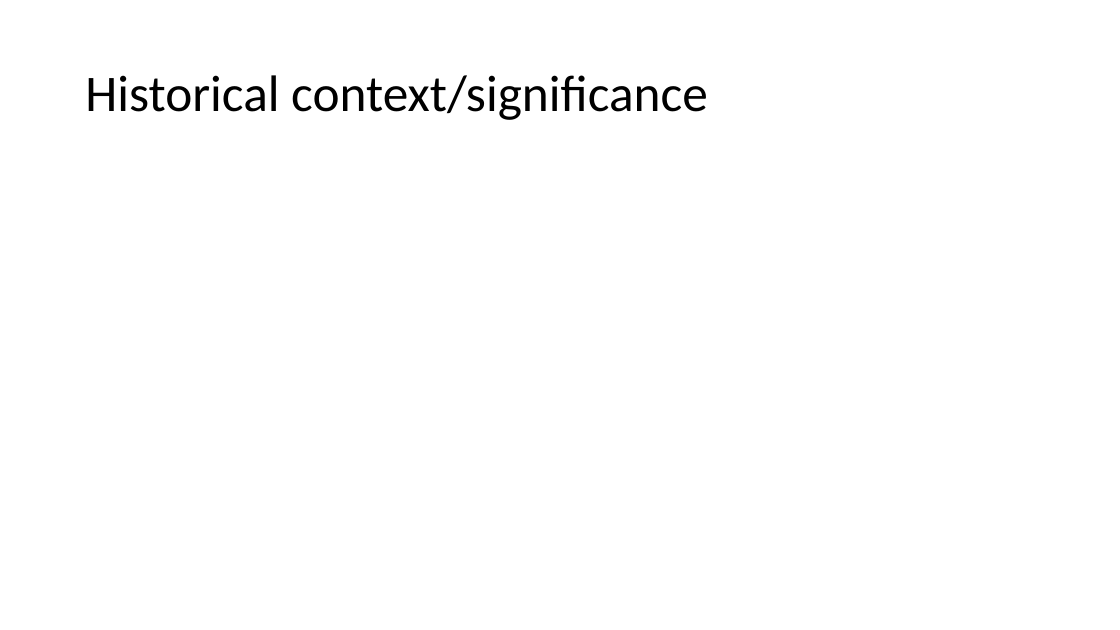
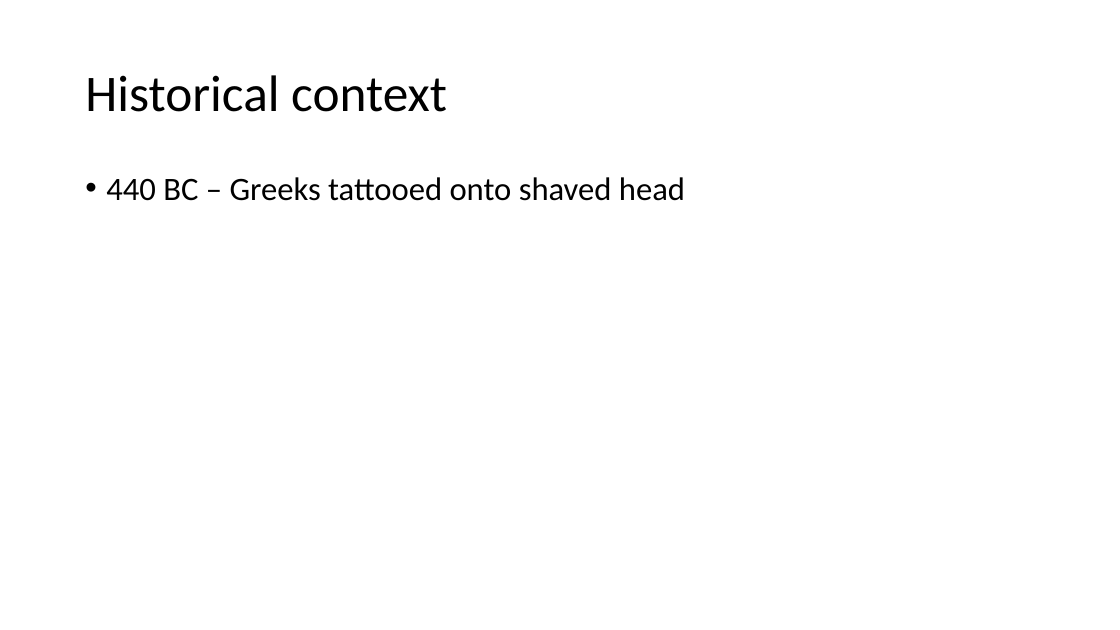
Before and after one commit to crussell2021/SteganographyProject, a slide deck: slide 3 of Documents/Presentation.pptx (slide 2 before the commit). Drawn at 1120x630 pixels with LibreOffice and Linux fonts; fonts in the diff are those of the drawing. Boxes give left, top, right and bottom in pixels: in the first picture for what was removed or moved away, otherwise in the second. Text is boxed around its words. In the diff, an @@ line names an element or a change of style, - is before the commit and + after.

```diff
--- a/Documents/Presentation.pptx
+++ b/Documents/Presentation.pptx
@@ title at <box>85,75,447,112</box>: text changed @@
-Historical context/significance
+Historical context
@@ text added at <box>106,177,685,201</box>, 28 pt, text #000000 @@
+• 440 BC – Greeks tattooed onto shaved head
```
Also in this commit, not shown: 1 other slide changed, 3 slides added, 1 other file.
